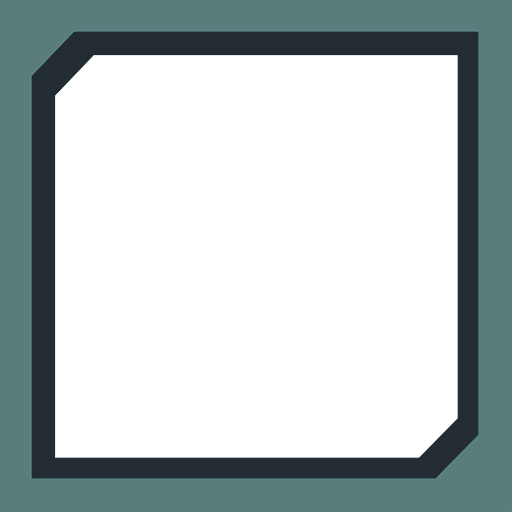
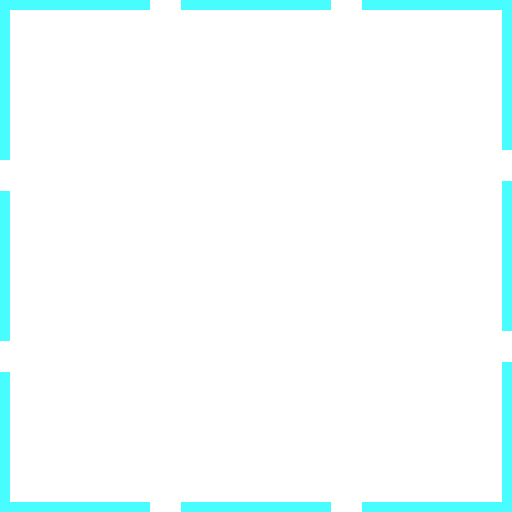
Layer changes from the first w=512, h=512 image to the second:
added layer "Layer 4 copy 5" above "Layer 2" over box(0, 0, 512, 512)
hid "Layer 2" over box(0, 0, 512, 512)
hid "Layer 3" over box(24, 24, 488, 488)
